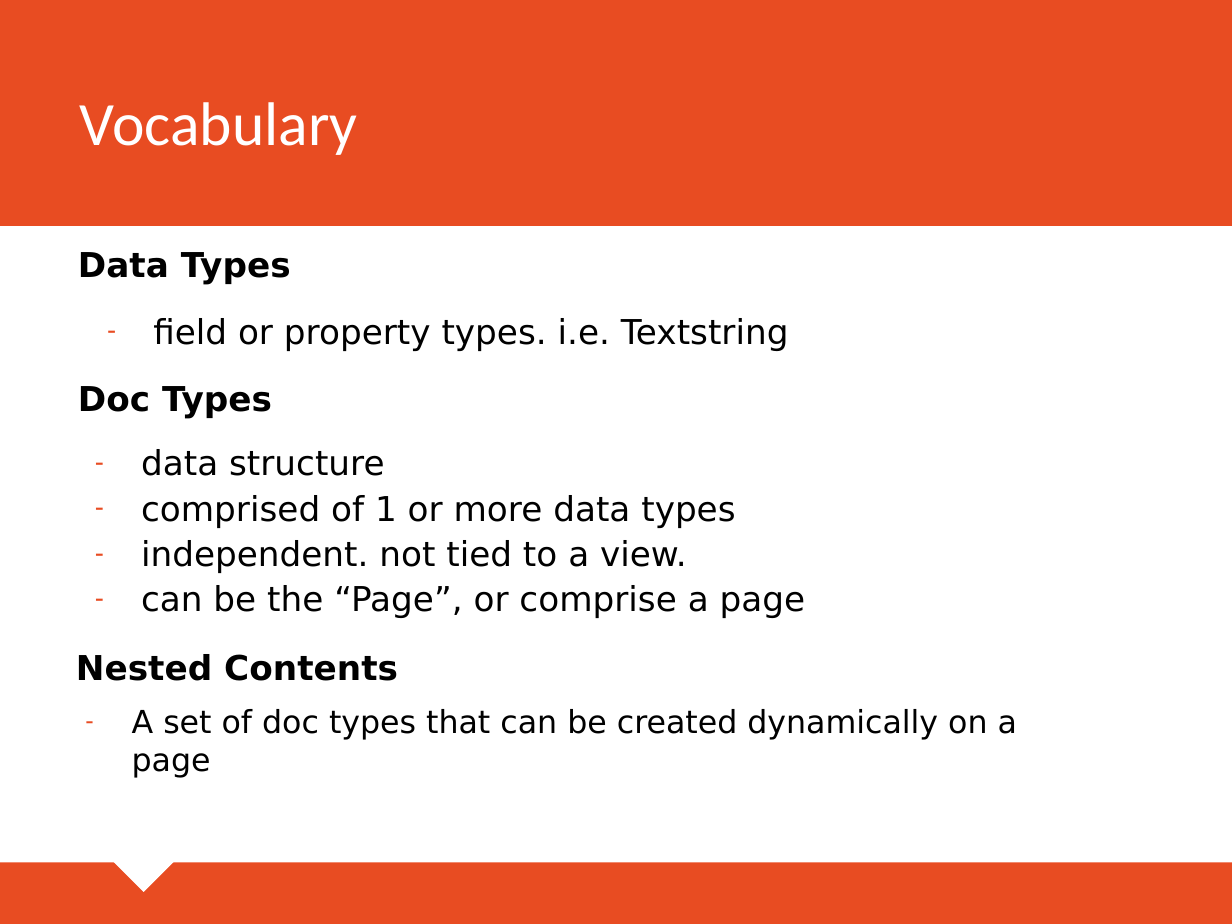
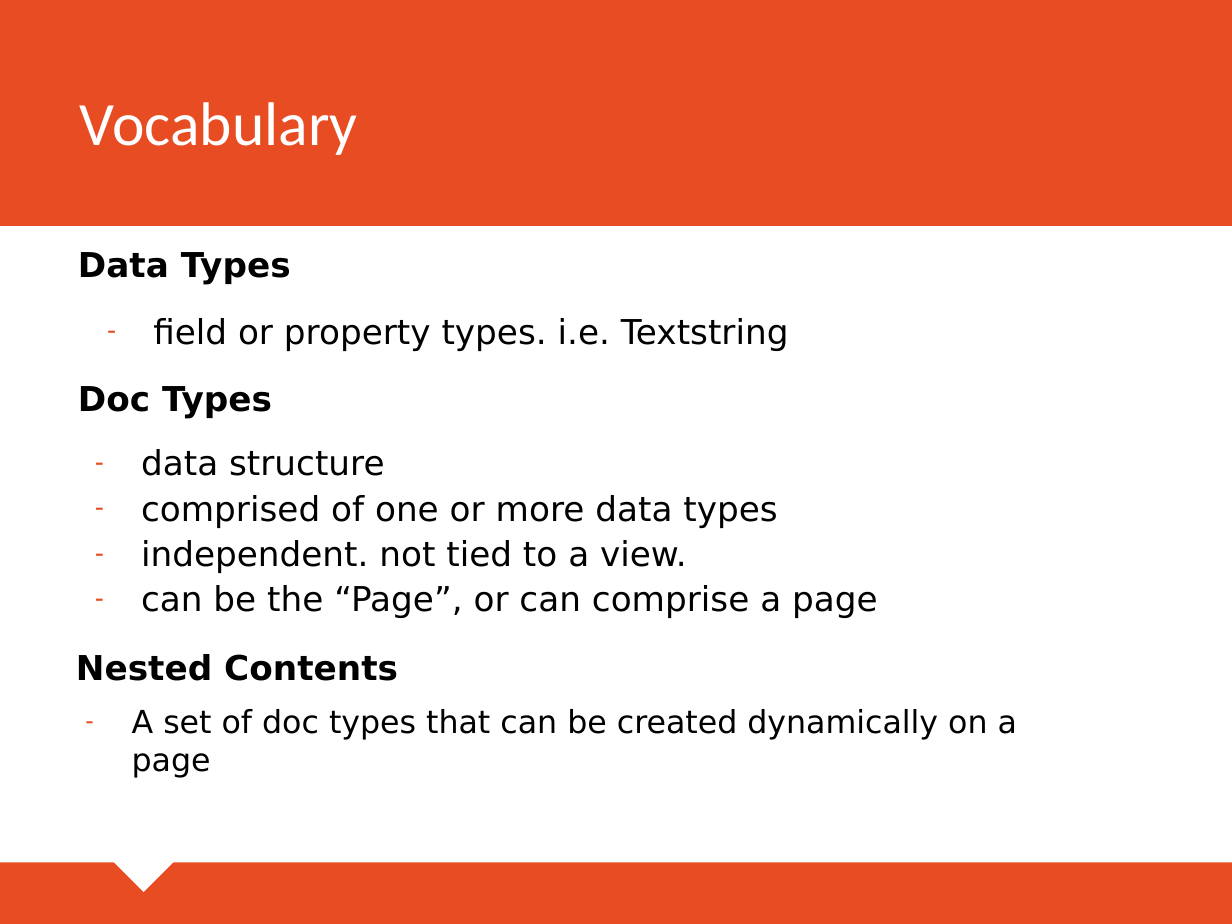
Before and after one commit to markglibres/mbran-umbraco-components, a slide deck: slide 4 of src/Umbraco Components.pptx. Drawn at 1232x924 pixels with LibreOffice and Linux fonts; fonts in the diff are those of the drawing. Boxes give left, top, right and bottom in pixels: in the first picture for what was removed or moved away, otherwise in the second. Text is boxed around its words. In the diff, an @@ line names an element or a change of style, - is before the commit and + after.

```diff
--- a/src/Umbraco Components.pptx
+++ b/src/Umbraco Components.pptx
@@ text at (141, 495, 777, 528): text changed @@
-– comprised of 1 or more data types
+– comprised of one or more data types
@@ text at (141, 585, 878, 618): text changed @@
-– can be the “Page”, or comprise a page
+– can be the “Page”, or can comprise a page
```
Also in this commit, not shown: 4 other slides changed.
